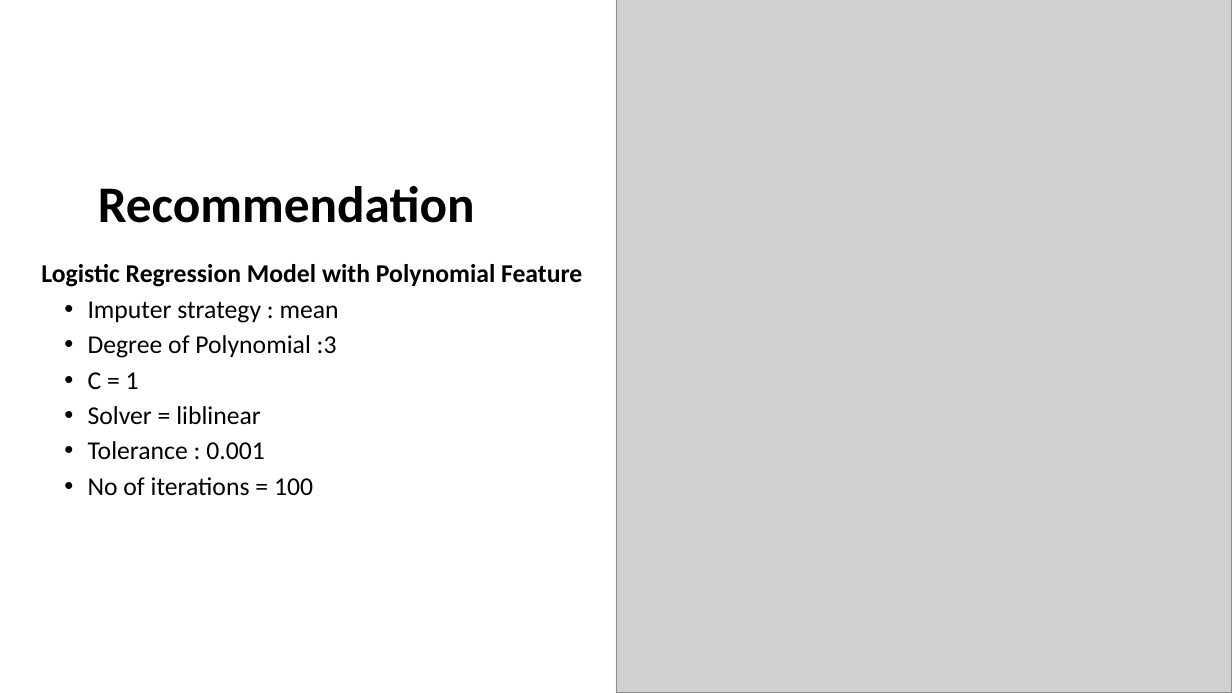
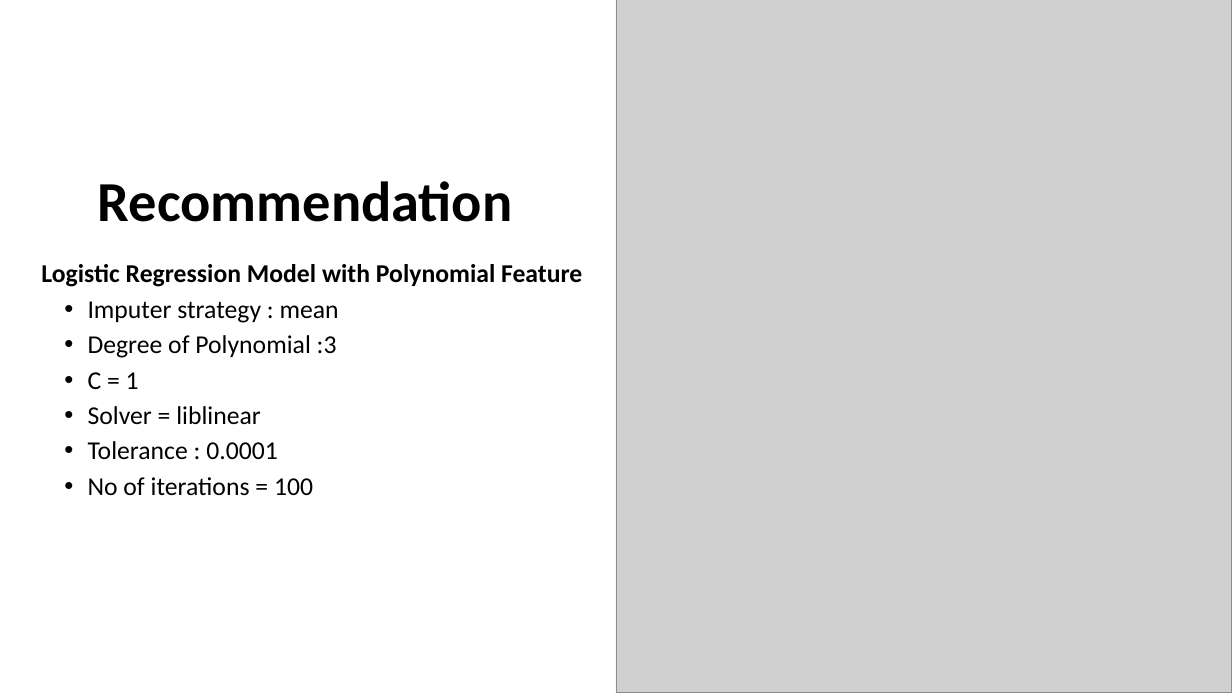
Before and after one commit to yasiSriLanka/Model-to-Predict-Churn-in-Syriatel, a slide deck: slide 7 of Model to Predict Churn in Syriatel Presentation Slides.pptx (slide 8 before the commit). Drawn at 1232x693 pixels with LibreOffice and Linux fonts; fonts in the diff are those of the drawing; grey boxes stand for pictures. Boxes give left, top, right and bottom in pixels: in the first picture for what was removed or moved away, otherwise in the second. Text is boxed around its words. In the diff, an @@ line names an element or a change of style, - is before the commit and + after.

```diff
--- a/Model to Predict Churn in Syriatel Presentation Slides.pptx
+++ b/Model to Predict Churn in Syriatel Presentation Slides.pptx
@@ title "Recommendation" at (98, 181, 513, 222): size 40 to 44 pt @@
@@ text at (88, 441, 278, 459): text changed @@
-  • Tolerance : 0.001
+  • Tolerance : 0.0001
```
Also in this commit, not shown: 5 other slides changed, 2 slides added, 2 slides removed, 3 other files.
